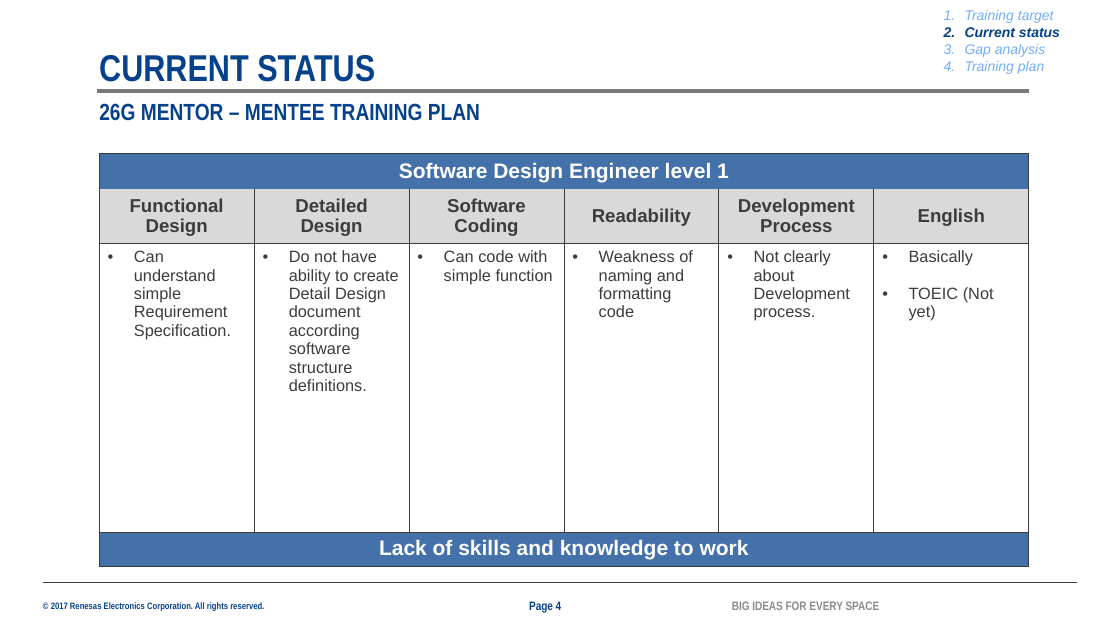
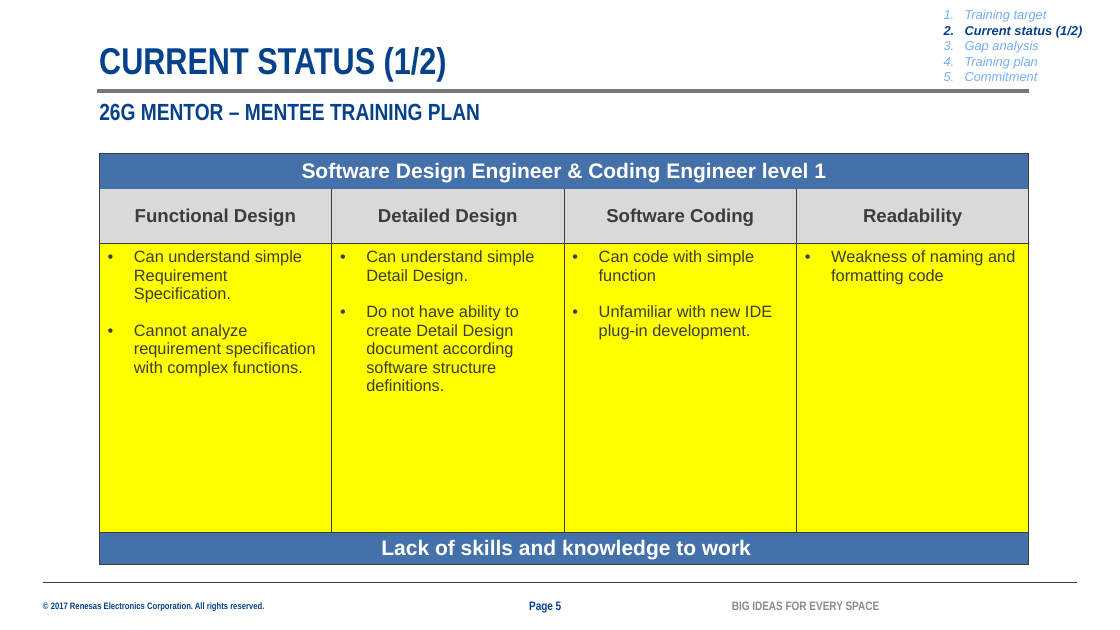
Before and after one commit to ttrunghieu201195/internaltool, a slide deck: slide 5 of [26G Mentor - Mentee][Nguyen Duong][2044].pptx (slide 4 before the commit). Drawn at 1120x630 pixels with LibreOffice and Linux fonts; fonts in the diff are those of the drawing; background and template pictures are left out. Boxes give left, top, right and bottom in pixels: in the first picture for what was removed or moved away, otherwise in the second. Text is boxed around its words. In the diff, an @@ line names an element or a change of style, - is before the commit and + after.

```diff
--- a/[26G Mentor - Mentee][Nguyen Duong][2044].pptx
+++ b/[26G Mentor - Mentee][Nguyen Duong][2044].pptx
@@ text at <box>965,25,1082,38</box>: text changed; size 12 to 11 pt @@
-2. Current status
+2. Current status (1/2)
@@ text at <box>965,10,1047,68</box>: size 12 to 11 pt in "Training target", "Gap analysis", "Training plan" @@
@@ title at <box>99,47,447,81</box>: text changed @@
-CURRENT STATUS
+CURRENT STATUS (1/2)
@@ text at <box>965,72,1038,81</box>: paragraph added @@
+5. Commitment
@@ table at <box>99,154,1030,566</box> @@
-column 1, row 1: Software Design Engineer level 1
+column 1, row 1: Software Design Engineer & Coding Engineer level 1
-column 1, row 3: Can understand simple Requirement Specification.
+column 1, row 3: Can understand simple Requirement Specification. / Cannot analyze requirement specification with complex functions.
-column 2, row 3: Do not have ability to create Detail Design document according software structure definitions.
+column 2, row 3: Can understand simple Detail Design. / Do not have ability to create Detail Design document according software structure definitions.
-column 3, row 3: Can code with simple function
+column 3, row 3: Can code with simple function / Unfamiliar with new IDE plug-in development.
-column 5:  | Development Process | Not clearly about Development process. | 
-column 6:  | English | Basically / TOEIC (Not yet) | 
@@ text at <box>529,601,562,613</box>: text changed @@
-Page 4
+Page 5
```
Also in this commit, not shown: 7 other slides changed, 3 slides added.
